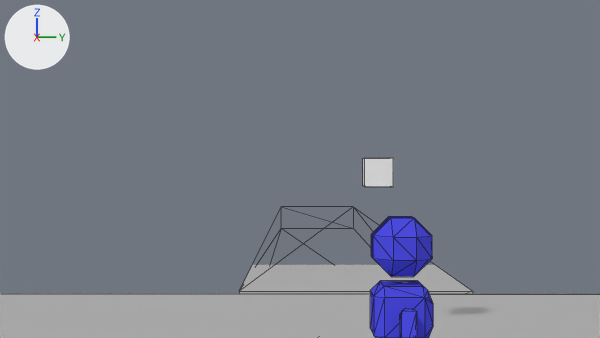
What one commit did to the Blender file Resources/levels/editor.blend.
Rendered twice from the file's camera 'Camera'. Lighting does not change. The marker at upper left points along +X, +Y and +Z. Mesh edges are drawn as thin lines.

The scene before the commit, as lines of its bpy script (objects in view):
```python
me_cube_004 = bpy.data.meshes.new('Cube.004')
me_cube_004.from_pydata(...)  # a box spanning x -10.1..10.1, y -10.1..10.1, z -0.2..0.2
me_cube_004.materials.append(mat_material_002)  # picture img_tex_png_003
me_cube_008 = bpy.data.meshes.new('Cube.008')
me_cube_008.from_pydata(...)  # a box spanning x -10.1..10.1, y -10.1..10.1, z -0.2..0.2
me_cube_008.materials.append(mat_material_002)  # picture img_tex_png_003
me_立方体_005 = bpy.data.meshes.new('立方体.005')
me_立方体_005.from_pydata(...)  # a box spanning x -1.0..1.0, y -1.0..1.0, z -1.0..1.0
ob_cube_001 = bpy.data.objects.new('Cube.001', me_cube_008)
ob_cube_001.location = (-140.41, 0.0, -2.97)
ob_cube_001.scale = (8.71, 1.09, 18.0)
ob_cube_004 = bpy.data.objects.new('Cube.004', me_cube_004)
ob_cube_004.location = (7.3, 0.0, 0.0)
ob_cube_004.scale = (5.88, 5.88, -0.805)
ob_立方体_004 = bpy.data.objects.new('立方体.004', me_立方体_005)
ob_立方体_004.location = (-33.35, 0.27, 11.55)
# also in view: '立方体.002' at (-2.7, -1.8, 5.2)
```
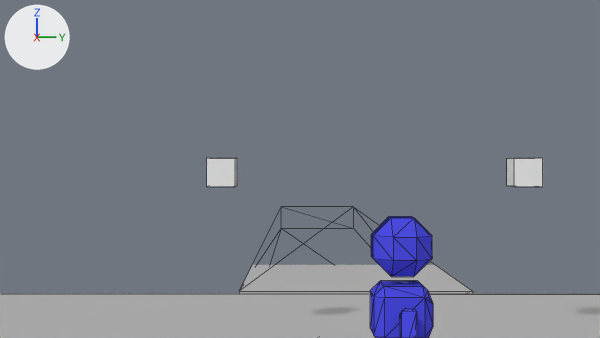
Where the change shows, as pixel boxes (x1, y1, x2, y2) in the pictures (600 x 338 px):
'立方体.004', moved
    before: (363, 158, 393, 187)
    after: (207, 158, 237, 187)
'立方体.001', added
    after: (507, 158, 543, 187)

Edits to the bpy script that builds the scene:
```text
Change ob_立方体_004:
    ob_立方体_004.location: (-33.35, 0.27, 11.55) -> (-33.35, -10.78, 11.55)
Add ob_立方体_001:
    ob_立方体_001 = bpy.data.objects.new('立方体.001', me_立方体_005.copy())  # the mesh of ob_立方体_004
    ob_立方体_001.location = (-33.35, 10.7, 11.55)
```
